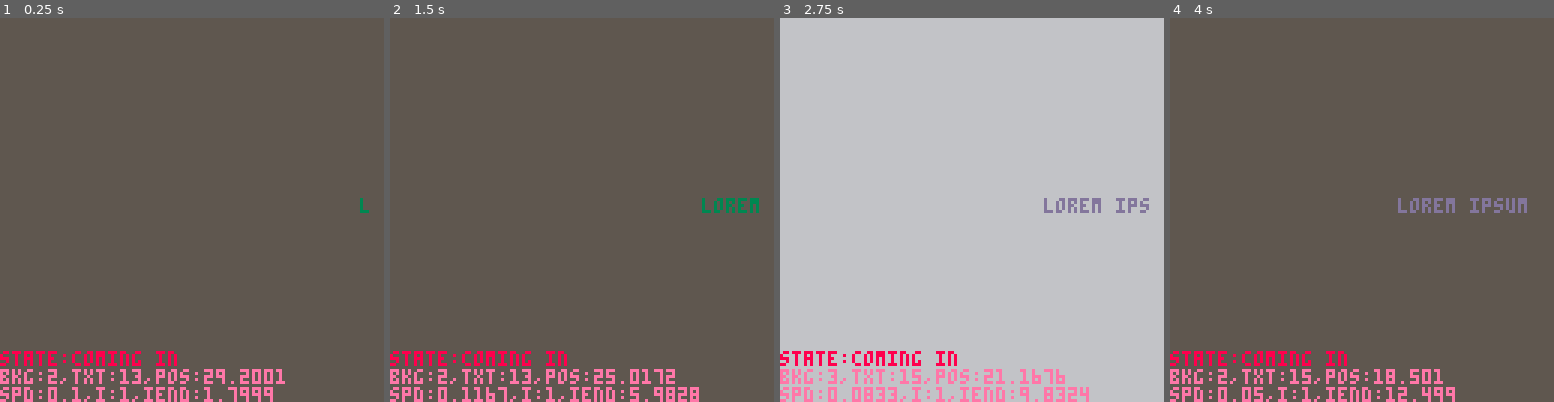
Above: before the commit, frames 1-4 (left to right).
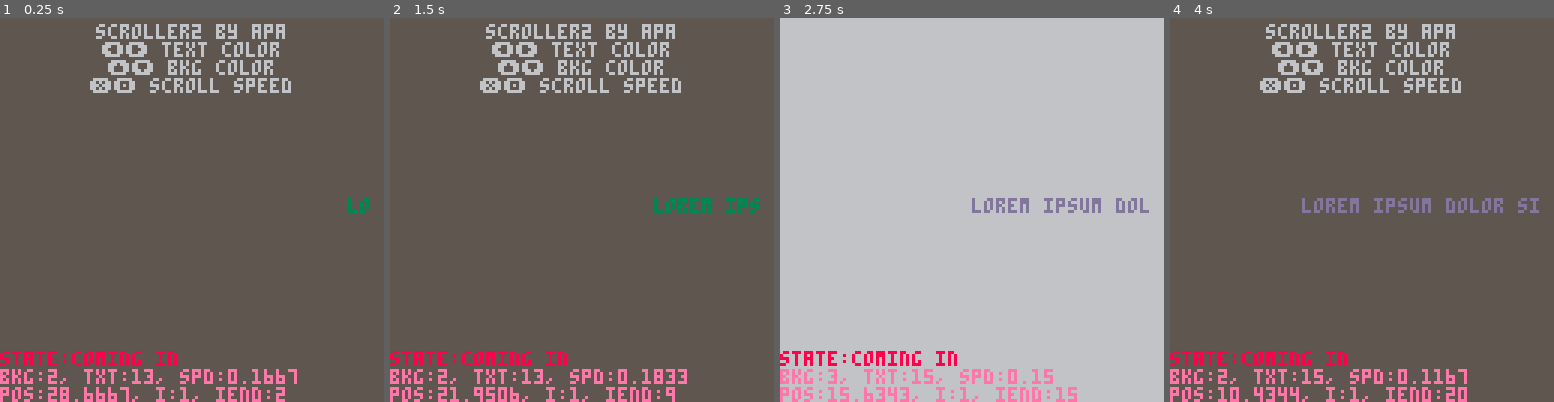
Above: after the commit, the same moments.

Repository: apa64/try-pico8
Game: PICO-8 cartridge scroller2.p8
Two runs of this game, one before a commit and one after it. Both use one fixed random seed, a clock stepped at 60 frames per second and the inputs below.
Inputs:
- Up to frame 1 (0.25 s): no input
- Up to frame 2 (1.5 s): tap X (X key) at 0.33, 1.07 s; tap O (Z key) at 0.7 s
- Up to frame 3 (2.75 s): hold Right 1.6-2.1 s; tap O (Z key) at 1.7, 2.1, 2.5 s; tap X (X key) at 1.85 s; hold Up 2.15-2.42 s; hold Right from 2.47 s (still down)
- Up to frame 4 (4 s): tap O (Z key) at 2.9, 3.3, 3.7 s; tap X (X key) at 2.97 s; release Right at 3.03 s; hold Left 3.08-3.58 s; hold Down 3.63-3.97 s

The runs differ from the first frame. In frame 1, 5.4% of the frame differs, in the area x 0-97%, y 1-100%; in frame 2, 5.7%; in frame 3, 2.5%; in frame 4, 6.3%.

Commit message:
more modular, sfx, name, bugfixes

Diff:
--- a/scroller2.p8
+++ b/scroller2.p8
@@ -2,7 +2,7 @@
 version 27
 __lua__
 -- scroller2
--- by apa
+-- by apa64
 
 -- consts
 left, right, up, down, fire1, fire2 = 0, 1, 2, 3, 4, 5
@@ -13,7 +13,11 @@
     -- palsorted index
     pal_background = 2
     pal_text = 13
-    init_scroller()
+    -- print location
+    x = 4
+    y = 60
+    scroller = init_scroller("lorem ipsum dolor sit amet, consectetur... ", 30, 5/30)
+    --scroller = init_scroller("lorem...", 30, 3/30)
     -- debug print
     debug = true
 end
@@ -22,62 +26,64 @@
     update_scroller()
     update_colour()
     update_speed()
+    if (btnp() != 0) then
+        sfx(0)
+    end
 end
 
 function _draw()
     cls(palsorted[pal_background])
-    draw_scroller(palsorted[pal_text])
+    print("scroller2 by apa", 32, 2, light_gray)
+    print("⬅️➡️ text color", 34, 8, light_gray)
+    print("⬆️⬇️ bkg color", 36, 14, light_gray)
+    print("❎🅾️ scroll speed", 30, 20, light_gray)
+    draw_scroller(x, y, palsorted[pal_text])
     if (debug) draw_debug()
 end
 
 -->8
 -- ######################## init
 
-function init_scroller()
-    -- scroller contents
-    scroller = {}
-    -- print location
-    scroller.x = 4
-    scroller.y = 60
-    scroller.speed = 3/30
-    scroller.width = 30             -- field width in characters
+-- initializes scroller
+-- params: text to print, field width in characters, scrolling speed
+function init_scroller(text, width, speed)
+    local scroller = {}
+    scroller.speed = speed
+    scroller.width = width
     scroller.pos = scroller.width   -- print start position
-    scroller.text = ""
+    scroller.text = text
     scroller.state = "init"
-    -- text to show
-    text = {}
-    text.t = "12345"
-    text.t = "lorem ipsum dolor sit amet, consectetur... " -- adipiscing elit, sed do eiusmod tempor incididunt ut labore et dolore magna aliqua."
-    text.i = 1
-    text.iend = 1
+    scroller.i = 1
+    scroller.iend = 1
+    return scroller
 end
 
 -->8
 -- ###################### update
 
--- updates scroller pos, text and text i, iend
+-- updates scroller pos, text, i, iend
 function update_scroller()
     --if (text.iend < scroller.width and text.iend < #text.t) then
     if (scroller.pos >= 1) then
         -- scrolling in from right side, not fully visible
         scroller.state = "coming in"
-        scroller.pos = (scroller.pos - scroller.speed) % (scroller.width + 1)
-        text.i = 1
-        if (text.iend < #text.t) text.iend += scroller.speed
-    elseif (text.i < #text.t + 1) then  -- +1 to allow i to work thru last letter
+        scroller.pos -= scroller.speed
+        if (scroller.iend < #scroller.text) scroller.iend = scroller.width - flr(scroller.pos)
+    elseif (scroller.i < #scroller.text + 1) then  -- +1 to allow i to work thru last letter
         -- text on left edge, decreasing
         scroller.state = "going out"
         scroller.pos = 0
-        text.i += scroller.speed
-        -- BUG: with #text.t>scroller.width the last letter will flash outside of width
-        if (text.iend < #text.t) text.iend += scroller.speed
+        scroller.i += scroller.speed
+        if (scroller.iend < #scroller.text) scroller.iend = flr(scroller.i) + scroller.width - 1
     else
         -- reset to restart from state 1
+        -- BUG: flashes once the first letter right side out of field
         scroller.state = "reset"
         scroller.pos = scroller.width
-        text.iend = 1
+        scroller.i = 1
+        scroller.iend = 1
     end
-    scroller.text = sub(text.t, flr(text.i), flr(text.iend))
+    scroller.subtext = sub(scroller.text, flr(scroller.i), flr(scroller.iend))
 end
 
 -- cycle colors with direction keys
@@ -99,15 +105,17 @@
 -->8
 -- ######################## draw
 
-function draw_scroller(color)
-    print(scroller.text, scroller.x + flr(scroller.pos)*4, scroller.y, color)
+-- draws scroller text
+-- params: x, y and color for print
+function draw_scroller(x, y, color)
+    print(scroller.subtext, x + flr(scroller.pos)*4, y, color)
 end
 
 -- print debug info
 function draw_debug()
     print("state:"..scroller.state,0,111,red)
-    print("bkg:"..pal_background..",txt:"..pal_text..",pos:"..scroller.pos, 0, 117, pink)
-    print("spd:"..scroller.speed..",i:"..text.i..",iend:"..text.iend, 0, 123, pink)
+    print("bkg:"..pal_background..", txt:"..pal_text..", spd:"..scroller.speed, 0, 117, pink)
+    print("pos:"..scroller.pos..", i:"..scroller.i..", iend:"..scroller.iend, 0, 123, pink)
 end
 
 __gfx__
Not shown, changed: the sound effects (__sfx__) section of scroller2.p8
